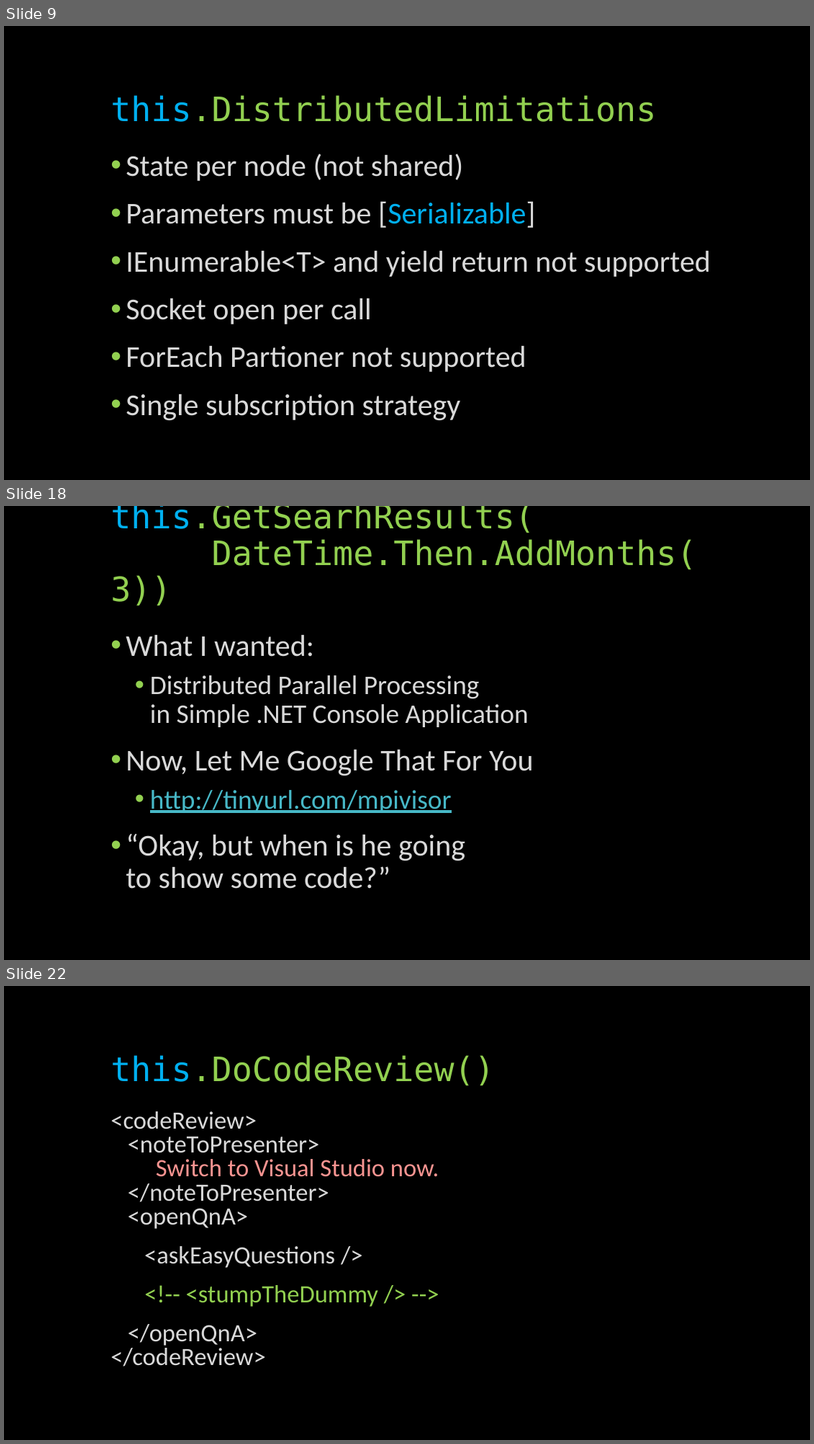
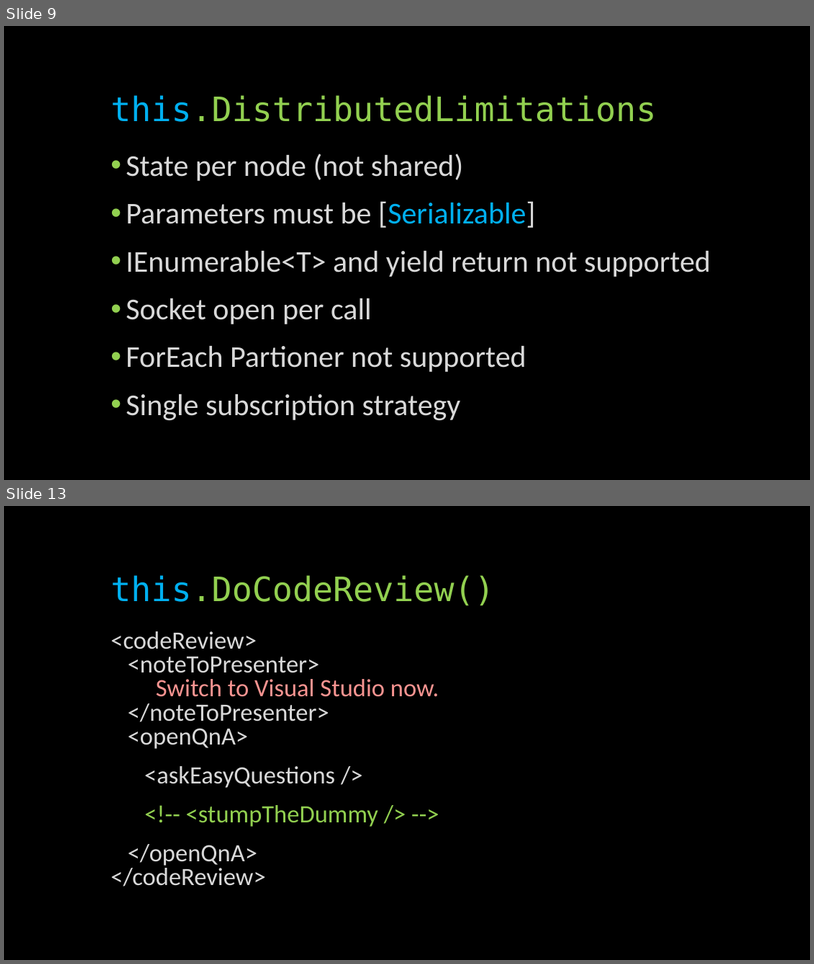
Before and after one commit to glennneiger/duovia-distributed, a slide deck: docs/distributed_demo.pptx. Shown one above the other, each under a label of ours: slides 9, 18 and 22 before the commit, slides 9 and 13 after it; the slides between them are not shown. The pictures are 814x1444 and 814x964 pixels, drawn with LibreOffice and Linux fonts; fonts in the diff are those of the drawing. Boxes give left, top, right and bottom in pixels: in the first picture for what was removed or moved away, otherwise in the second. Text is boxed around its words. In the diff, an @@ line names an element or a change of style, - is before the commit and + after.

```diff
--- a/docs/distributed_demo.pptx
+++ b/docs/distributed_demo.pptx
@@ slide 18 removed at (4, 506, 810, 960), background #000000 @@
@@ title removed at (111, 506, 697, 605) @@
-this.GetSearhResults(
-DateTime.Then.AddMonths(3))
@@ text removed at (126, 635, 534, 888) @@
-• What I wanted:
-  • Distributed Parallel Processing
-    in Simple .NET Console Application
-• Now, Let Me Google That For You
-  • http://tinyurl.com/mpivisor
-• “Okay, but when is he going
-  to show some code?”
@@ what was slide 22 is now slide 13 @@
```
Also in this commit, not shown: 1 slide changed, 3 slides added, 11 other slides removed.
